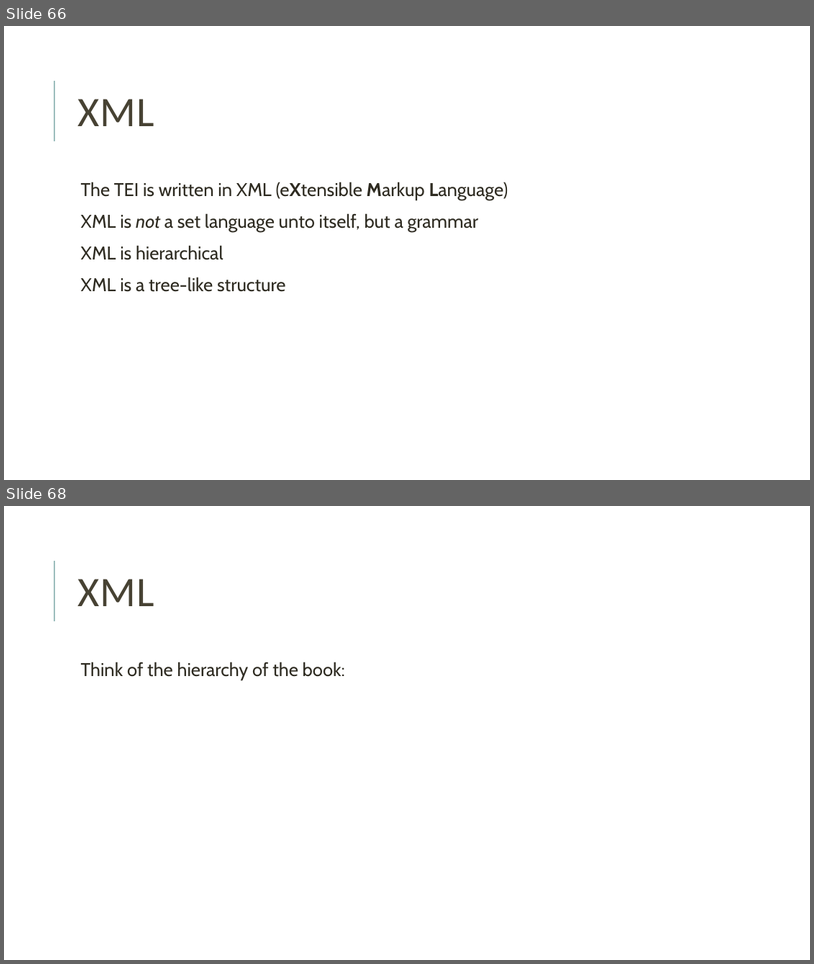
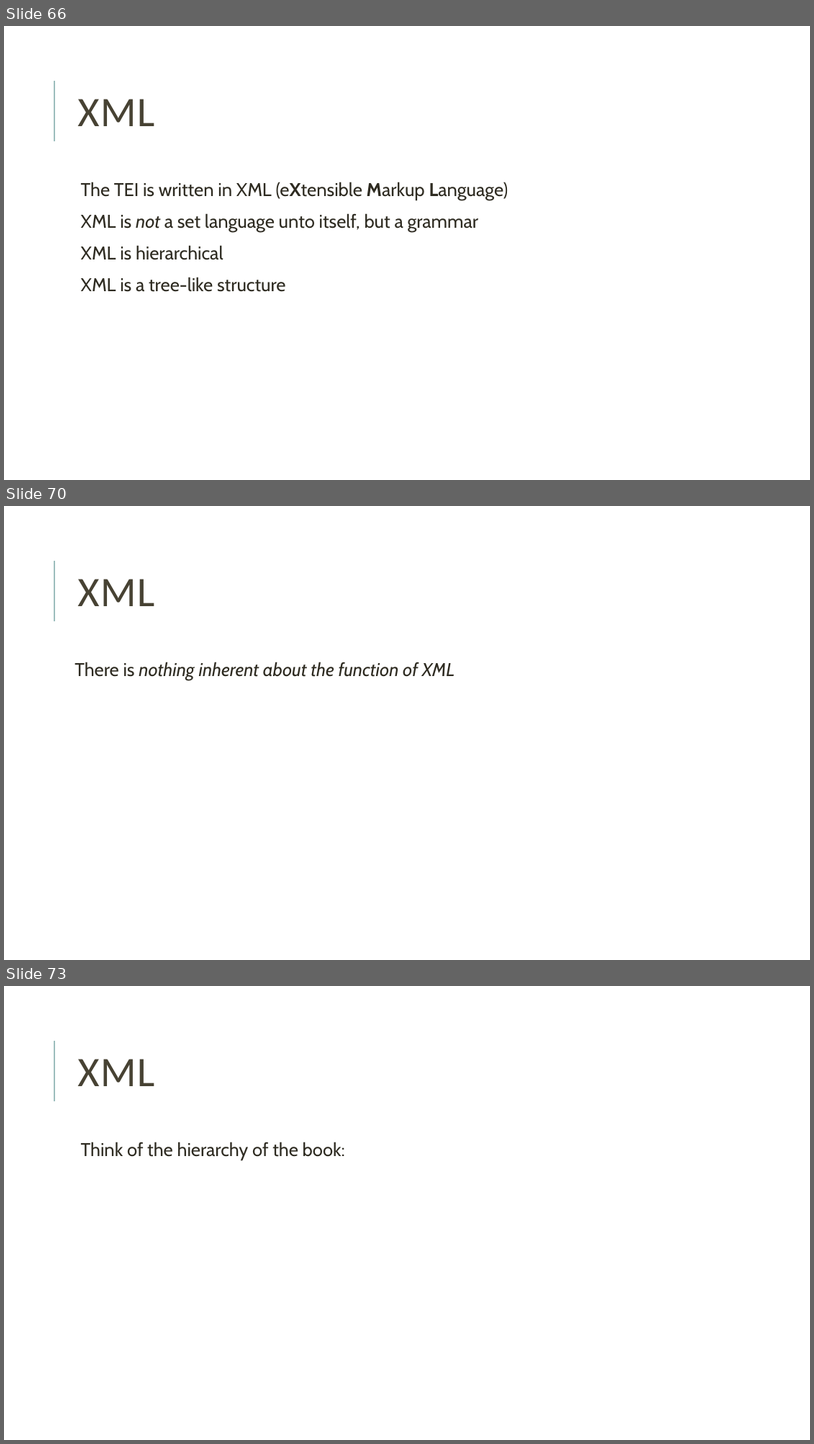
Before and after one commit to joeytakeda/teiworkshop, a slide deck: sept20/TEIWorkshop_1.pptx. Shown one above the other, each under a label of ours: slides 66 and 68 before the commit, slides 66, 70 and 73 after it; the slides between them are not shown. The pictures are 814x964 and 814x1444 pixels, drawn with LibreOffice and Linux fonts; fonts in the diff are those of the drawing. Boxes give left, top, right and bottom in pixels: in the first picture for what was removed or moved away, otherwise in the second. Text is boxed around its words. In the diff, an @@ line names an element or a change of style, - is before the commit and + after.

```diff
--- a/sept20/TEIWorkshop_1.pptx
+++ b/sept20/TEIWorkshop_1.pptx
@@ slide 70 added at [4, 506, 810, 960], background #FFFFFF; not listed: 1 template element that a slide beside it also shows @@
@@ title added at [77, 579, 154, 606], 50 pt, text #474233 @@
+XML
@@ text added at [75, 662, 455, 680], 22 pt, text #2E2B21, italic @@
+There is nothing inherent about the function of XML
@@ what was slide 68 is now slide 73 @@
```
Also in this commit, not shown: 1 slide changed, 4 other slides added, 1 other file.
